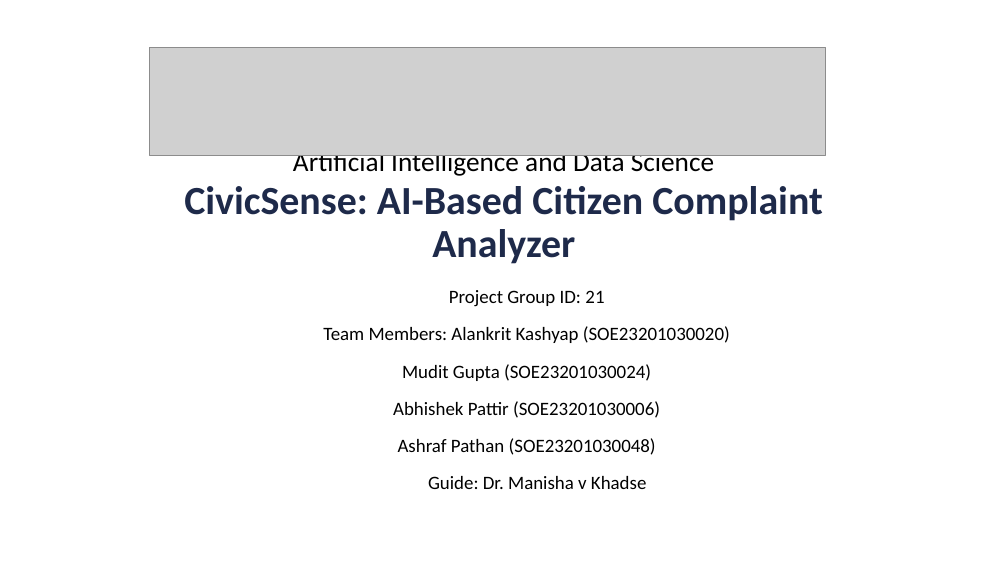
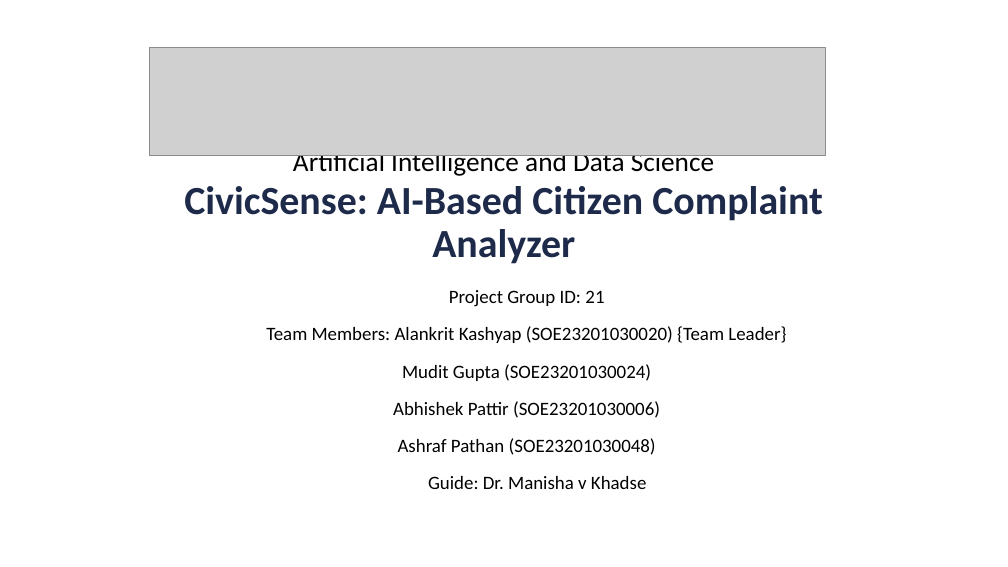
Before and after one commit to Mudit021/CivicSense-AI-Based-Citizen-Complaint-Analyzer, a slide deck: slide 1 of Project_Presentation.pptx. Drawn at 1008x567 pixels with LibreOffice and Linux fonts; fonts in the diff are those of the drawing; grey boxes stand for pictures. Boxes give left, top, right and bottom in pixels: in the first picture for what was removed or moved away, otherwise in the second. Text is boxed around its words. In the diff, an @@ line names an element or a change of style, - is before the commit and + after.

```diff
--- a/Project_Presentation.pptx
+++ b/Project_Presentation.pptx
@@ subtitle at [266,326,786,343]: text changed @@
-Team Members: Alankrit Kashyap (SOE23201030020)
+Team Members: Alankrit Kashyap (SOE23201030020) {Team Leader}
```
Also in this commit, not shown: 6 other slides changed, 10 slides added, 1 slide removed, 51 other files.
